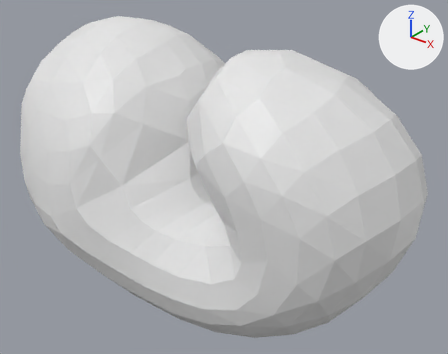
What one commit did to the OBJ model src/atlas_model/data/obj_files/embryo_t345.obj.
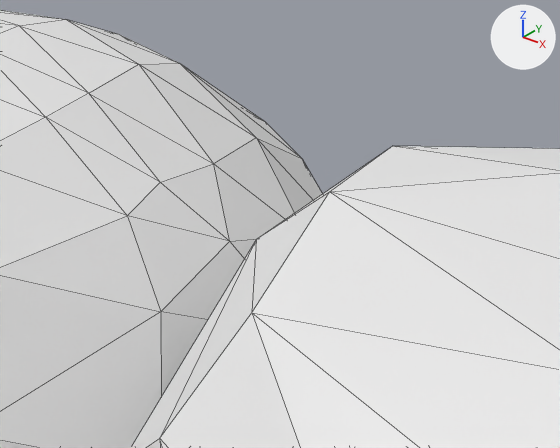
Old and new are each drawn whole from a 50 mm lens placed at (450.5, -422.6, 283.4), pointed at (215.3, -128.6, 101.1) and again close up from a 50 mm lens placed at (288.0, -221.7, 228.1), pointed at (225.6, -143.7, 179.7). Lighting does not change. The marker at upper right points along +X, +Y and +Z. The close-ups show mesh edges as thin lines. Where no turn or scale is listed for an object, it has been applied to the vertices.

Objects in the first close-up: 'embryo_t345'.
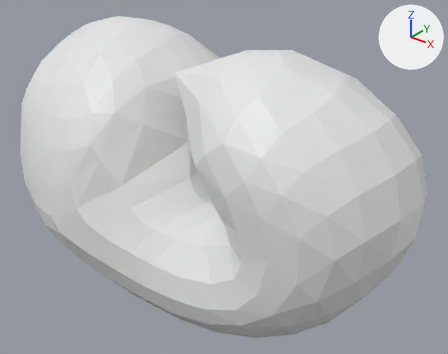
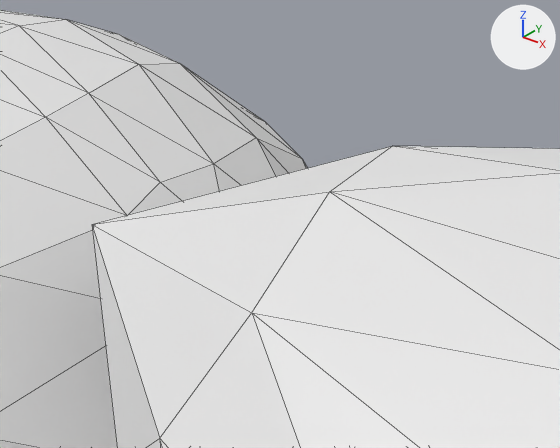
Boxes (x1, y1, x2, y2) around the edits, measured in the close-ups (560 x 448 px; the box of a moved part takes in the faces that stretch with it):
part 1 of me_embryo_t345, moved or reshaped: before (131, 150, 387, 448); after (92, 146, 392, 448)

Edits to the bpy script that builds the scene:
```text
Change me_embryo_t345:
    where me_embryo_t345.from_pydata(...)  # 362 vertices, 720 faces; spans x 45.0..353.0, y -223.0..-51.0, z 21.0..196.0
    used by ob_embryo_t345; location = (0.0, 0.0, 0.0)
    me_embryo_t345 part 1
    me_embryo_t345.vertices[10].co: (227.0, -150.0, 180.0) -> (200.0, -157.0, 177.0)  # pixel (256, 239) -> pixel (91, 224)
```
